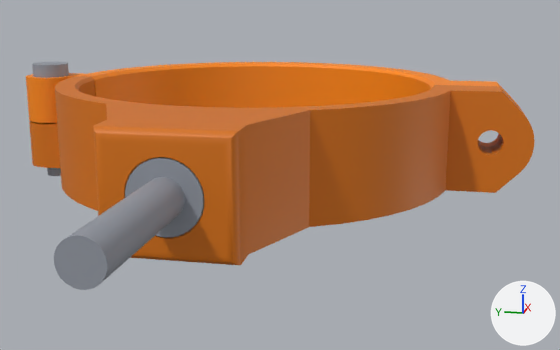
Renders of the glTF model site/contenu/modeles/attache-gouttiere.glb from each side of a commit.
The view is the same before and after, from a camera (50 mm lens) standing at (-0.1779, -0.0413, 0.0329) and looking at (-0.0244, -0.0107, -0.0054). The lights are fixed; the arrows at lower right show +X, +Y and +Z. The first picture is the older version. Vertices at exactly the same position are counted once.

The older version as bpy lines, for what is in view:
```python
ob_axe_de_charniere___vis_m5_inox = bpy.data.objects.new('Axe de charniere : vis M5 inox', me_axe)
ob_axe_de_charniere___vis_m5_inox.location = (0.0, 0.052, 0.0)
ob_bride = bpy.data.objects.new('Bride', me_bride)
ob_bride.location = (0.0198, -0.0023, 0.0)
ob_corps = bpy.data.objects.new('Corps', me_corps)
ob_corps.location = (-0.0295, -0.0023, 0.0)
ob_patte_a_vis_a_collerette__reference = bpy.data.objects.new('Patte a vis a collerette (reference)', me_patteavis)
ob_patte_a_vis_a_collerette__reference.location = (-0.077, 0.0, 0.0)
```
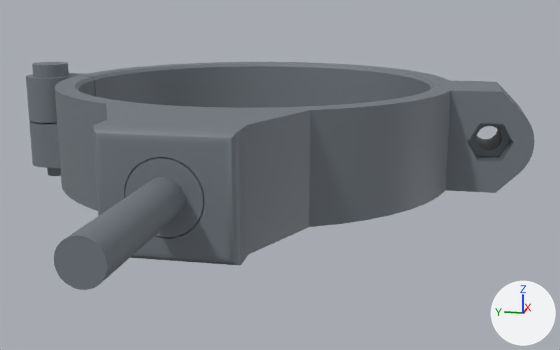
Pixel boxes (x1, y1, x2, y2) of what changed, in the pictures (560 x 350 px; the box of a moved part takes in the faces that stretch with it):
'Corps', recoloured, reshaped (orange to grey): (29, 76, 535, 265) in both
'Bride', recoloured (orange to grey): (26, 62, 523, 147) in both
'Patte a vis a collerette (reference)', recoloured (darker): (54, 157, 204, 290) in both
part 1 of me_bride, moved or reshaped: before (478, 134, 500, 147); after (476, 130, 500, 147)
part 2 of me_bride, moved or reshaped: (29, 77, 71, 123) in both
part 3 of me_corps, moved or reshaped: (339, 91, 535, 224) in both

Edits to the bpy script that builds the scene:
```text
Change mat_bride:
    mat_bride.base_color: (1.0, 0.254, 0.0) -> (0.168, 0.191, 0.216)  # orange #ff8a00 -> grey #727980
Change mat_corps:
    mat_corps.base_color: (0.694, 0.171, 0.0) -> (0.168, 0.191, 0.216)  # orange #d97300 -> grey #727980
Change mat_patte_a_vis_a_collerette__reference:
    mat_patte_a_vis_a_collerette__reference.base_color: (0.296, 0.319, 0.366) -> (0.168, 0.191, 0.216)  # grey #9499a3 -> grey #727980
Change me_bride:
    used by ob_bride; location = (0.0198, -0.0023, 0.0)
    remove me_bride.from_pydata(...)  # 385 vertices, 774 faces; spans x -0.0257..0.0257, y -0.0602..0.0602, z -0.011..0.011
    add me_bride.from_pydata(...)  # 373 vertices, 750 faces; spans x -0.0257..0.0257, y -0.0602..0.0602, z -0.011..0.011
    me_bride part 1
    48 vertices are removed from x -0.0152..-0.0108, y -0.056..-0.0464, z -0.0042..0.0042
    146 faces are deleted
    36 new vertices lie (0.009, 0.0, 0.0) away from vertices in x -0.0198, y -0.0539..-0.0485, z -0.0027..0.0027
    122 new faces join them
    me_bride part 2
    54 faces are deleted
    54 new faces join them
Change me_corps:
    used by ob_corps; location = (-0.0295, -0.0023, 0.0)
    remove me_corps.from_pydata(...)  # 659 vertices, 1326 faces; spans x -0.0355..0.0355, y -0.0602..0.0602, z -0.011..0.011
    add me_corps.from_pydata(...)  # 671 vertices, 1350 faces; spans x -0.0355..0.0355, y -0.0602..0.0602, z -0.011..0.011
    me_corps part 3
    36 vertices are removed from x 0.0205, y -0.0539..-0.0485, z -0.0027..0.0027
    130 faces are deleted
    6 vertices are added at (0.0205, -0.0488, 0.0042), (0.0205, -0.0465, 0.0), (0.0205, -0.0536, 0.0042), (0.0205, -0.0488, -0.0042), (0.0205, -0.056, 0.0), (0.0205, -0.0536, -0.0042)
    36 new vertices lie (-0.0036, 0.0, 0.0) away from vertices in x 0.0295, y -0.0539..-0.0485, z -0.0027..0.0027
    6 new vertices lie (0.0054, 0.0, 0.0) away from vertices in x 0.0205, y -0.056..-0.0465, z -0.0042..0.0042
    154 new faces join them
    other edits to the shape of me_corps do not show in these pictures
```
